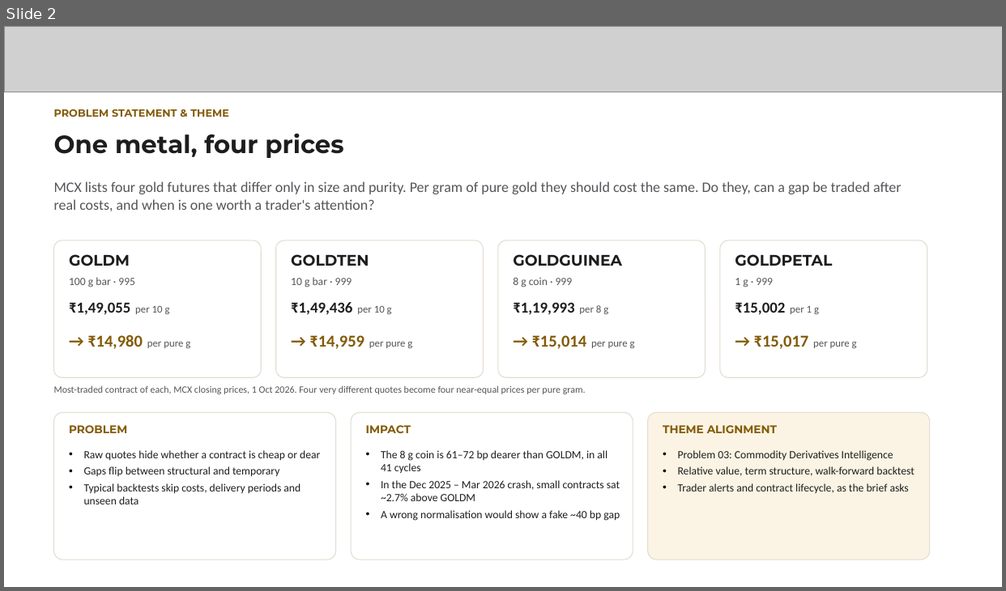
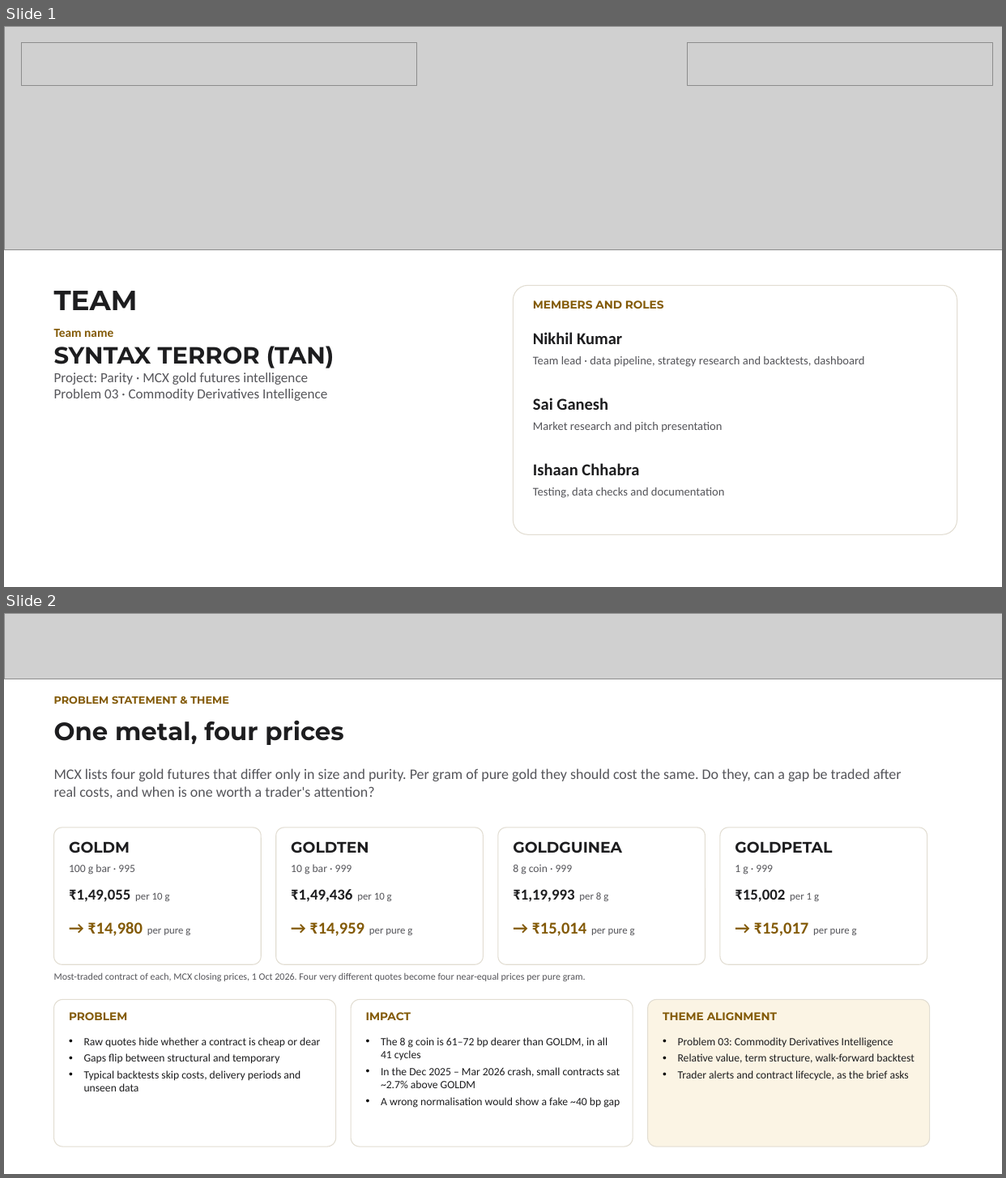
Before and after one commit to nikhilkumar-dev0310/HACKINHILLS-SYNTAXTERROR-TAN-, a slide deck: commodity/presentation/round1/Parity_SyntaxTerror_Round1.pptx. Shown one above the other, each under a label of ours: slide 2 before the commit, slides 1 and 2 after it. The pictures are 1006x591 and 1006x1178 pixels, drawn with LibreOffice and Linux fonts; fonts in the diff are those of the drawing; grey boxes stand for pictures. Boxes give left, top, right and bottom in pixels: in the first picture for what was removed or moved away, otherwise in the second. Text is boxed around its words. In the diff, an @@ line names an element or a change of style, - is before the commit and + after.

```diff
--- a/commodity/presentation/round1/Parity_SyntaxTerror_Round1.pptx
+++ b/commodity/presentation/round1/Parity_SyntaxTerror_Round1.pptx
@@ slide 1 added at box(4, 26, 1002, 587), background #FFFFFF @@
@@ picture added at box(4, 26, 1002, 250) @@
@@ picture added at box(22, 42, 416, 85) @@
@@ picture added at box(687, 42, 992, 85) @@
@@ text added at box(54, 291, 138, 310), 40 pt, text #1D1D1F, bold @@
+TEAM
@@ rounded rectangle added at box(513, 285, 957, 535), fill #FFFFFF, outline #E2DDD2 1.25 pt @@
@@ text added at box(533, 301, 664, 309), 16 pt, text #835A07, bold @@
+MEMBERS AND ROLES
@@ text added at box(54, 329, 334, 401), 20 pt, text #55555A @@
+Team name
+SYNTAX TERROR (TAN)
+Project: Parity · MCX gold futures intelligence
+Problem 03 · Commodity Derivatives Intelligence
@@ text added at box(533, 332, 622, 344), 24 pt, text #1D1D1F, bold @@
+Nikhil Kumar
@@ text added at box(533, 356, 865, 367), 17 pt, text #55555A @@
+Team lead · data pipeline, strategy research and backtests, dashboard
@@ text added at box(533, 398, 608, 410), 24 pt, text #1D1D1F, bold @@
+Sai Ganesh
@@ text added at box(533, 422, 722, 433), 17 pt, text #55555A @@
+Market research and pitch presentation
@@ text added at box(533, 463, 639, 476), 24 pt, text #1D1D1F, bold @@
+Ishaan Chhabra
@@ text added at box(533, 488, 725, 498), 17 pt, text #55555A @@
+Testing, data checks and documentation
```
Also in this commit, not shown: 1 slide removed, 4 other files.
